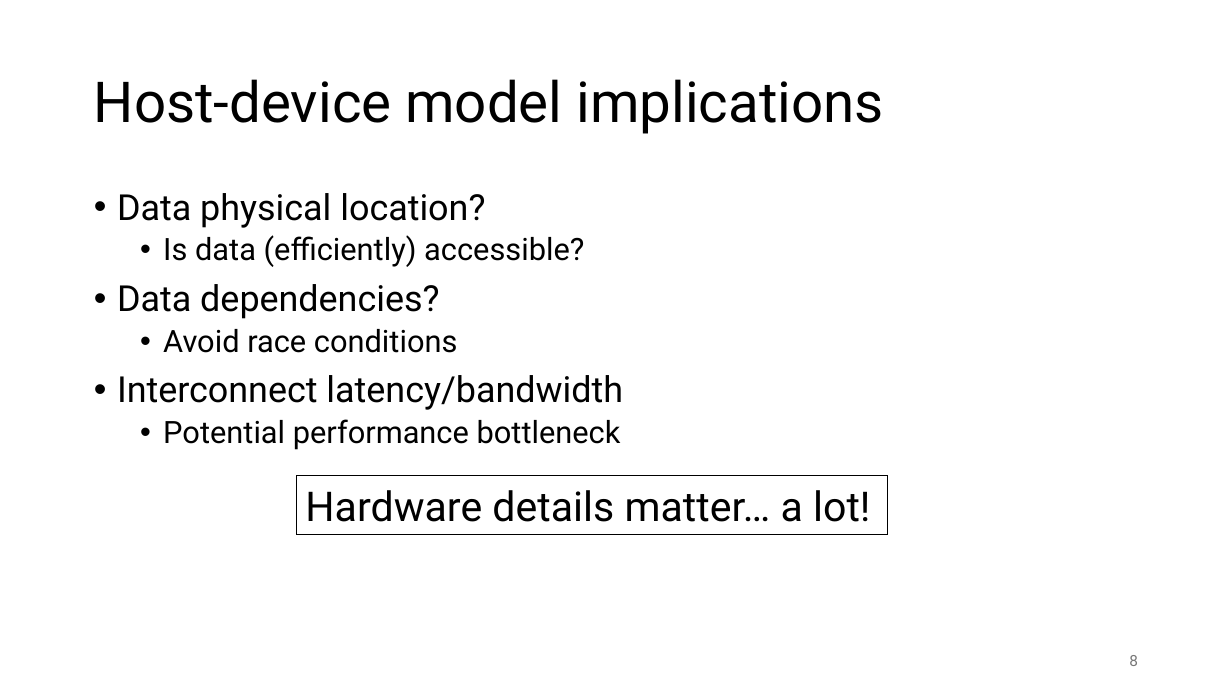
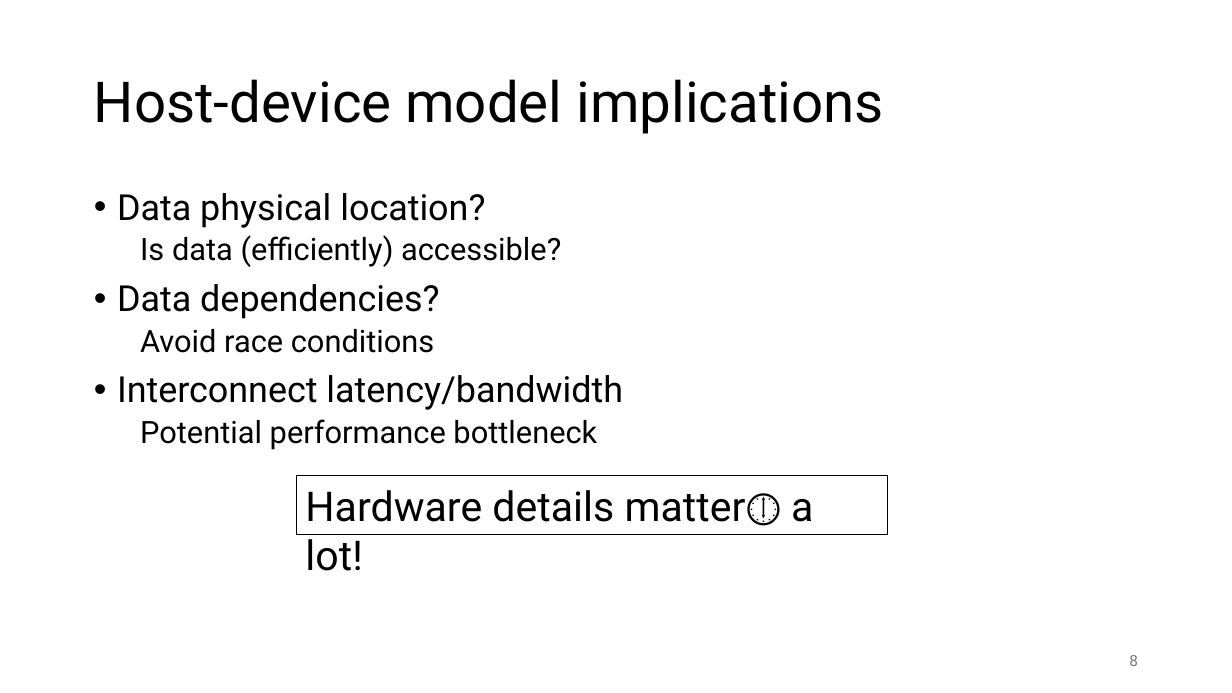
Before and after one commit to gjbex/GPU-programming, a slide deck: slide 8 of gpu_programming.pptx. Drawn at 1232x693 pixels with LibreOffice and Linux fonts; fonts in the diff are those of the drawing. Boxes give left, top, right and bottom in pixels: in the first picture for what was removed or moved away, otherwise in the second. Text is boxed around its words. In the diff, an @@ line names an element or a change of style, - is before the commit and + after.

```diff
--- a/gpu_programming.pptx
+++ b/gpu_programming.pptx
@@ text at (x1=140, y1=235, x2=597, y2=450): bullet • to none @@
@@ text in rectangle at (x1=305, y1=490, x2=813, y2=571): text changed @@
-Hardware details matter… a lot!
+Hardware details matter🕕 a lot!
```
Also in this commit, not shown: 23 other slides changed, 5 slides added.
